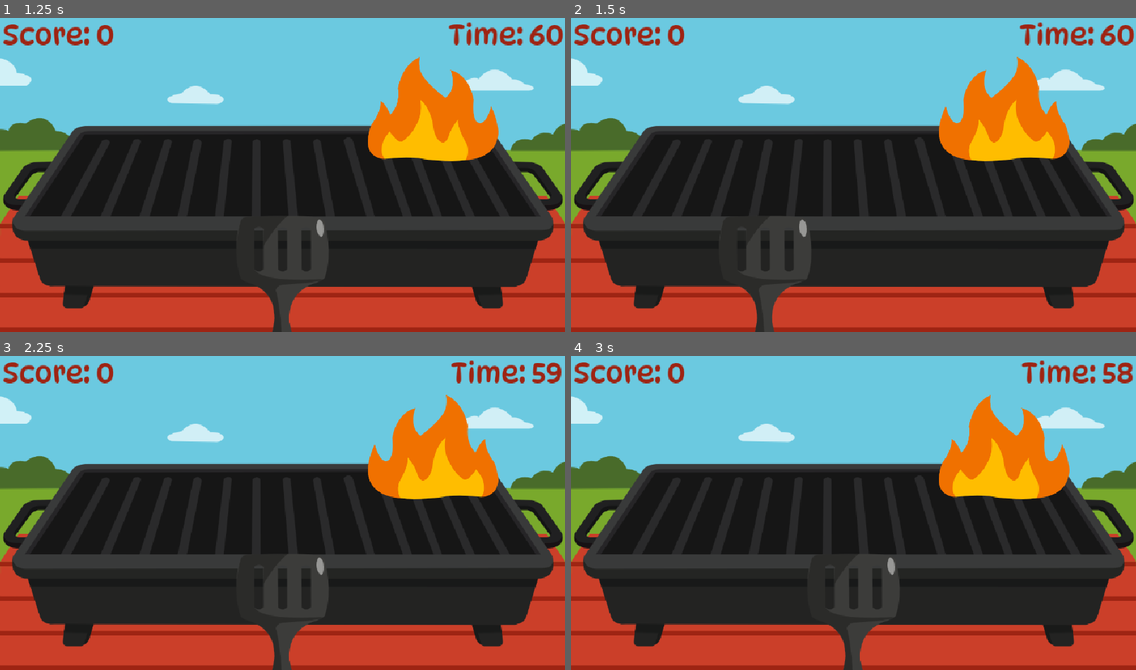
Above: before the commit, frames 1-4 (two rows, left to right).
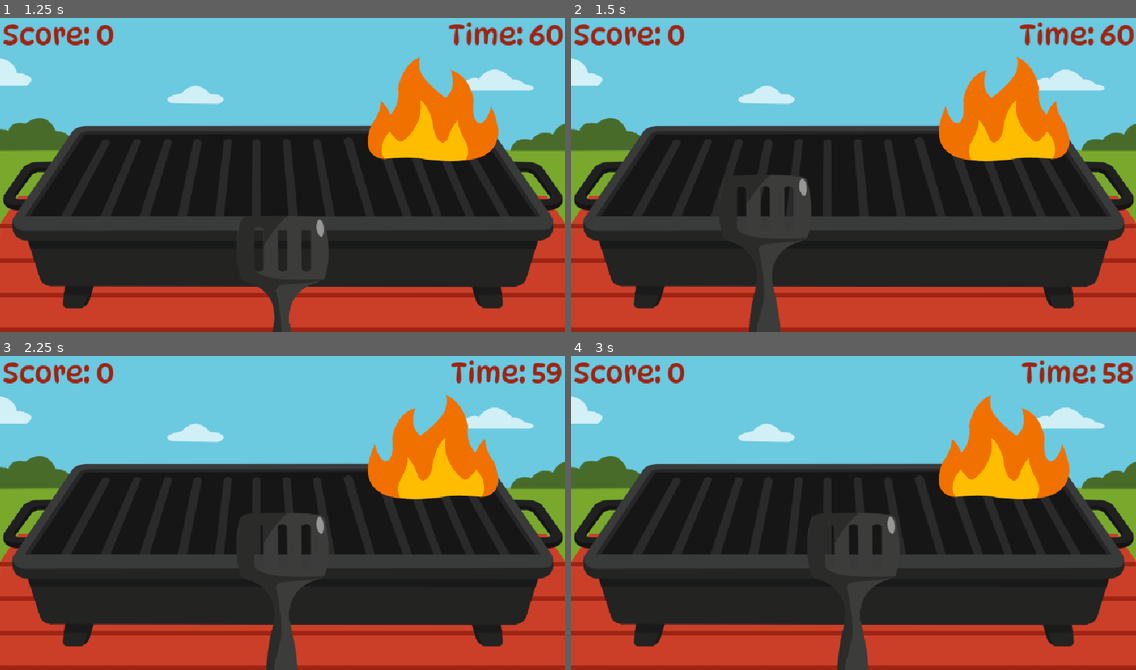
Above: after the commit, the same moments.

Repository: Allus-Interactive/30-days-of-summer-2025
Game: Godot game, scene res://scenes/menus/title_screen.tscn
Same seed, same stepped clock (60 frames per second), same inputs: the game is played once before the commit and once after it.
Inputs:
- Up to frame 1 (1.25 s): hold D (move_right) from 0.53 s (still down); tap Space (flip) at 0.6 s
- Up to frame 2 (1.5 s): tap Enter at 1.25 s; release D (move_right) at 1.28 s; hold A (move_left) from 1.28 s (still down); tap Space (flip) at 1.35 s
- Up to frame 3 (2.25 s): release A (move_left) at 2.03 s; hold D (move_right) from 2.03 s (still down); tap Space (flip) at 2.1 s
- Up to frame 4 (3 s): keep holding D (move_right); tap Space (flip) at 2.85 s

Frame 1 is identical in both runs. In frame 2, 1.9% of the frame differs, in the area x 29-43%, y 50-100%; in frame 3, 1.9%; in frame 4, 1.9%.

Commit message:
implemented some tweens for player and food

Diff:
--- a/scenes/food/food.gd
+++ b/scenes/food/food.gd
@@ -10,11 +10,14 @@
 
 @export var food_data: FoodData
 
+@onready var food: Area2D = $"."
 # @onready var animated_sprite_2d: AnimatedSprite2D = $AnimatedSprite2D
 # @onready var animation_player: AnimationPlayer = $AnimationPlayer
 @onready var cooking_timer: Timer = $CookingTimer
 @onready var sprite_2d: Sprite2D = $Sprite2D
 @onready var sizzle_sfx: AudioStreamPlayer2D = $SizzleSFX
+@onready var player_anim_timer: Timer = $PlayerAnimTimer
+@onready var food_anim_timer: Timer = $FoodAnimTimer
 
 
 func _ready() -> void:
@@ -60,12 +63,30 @@
 	if global_position.x == player_position:
 		if current_state == State.READY:
 			if flipped:
-				remove_food()
-				get_tree().call_group("game", "add_score", 10)
+				cooking_timer.stop()
+				player_anim_timer.start()
+				food_anim_timer.start()
 			else:
 				# play flip animation
 				flipped = true
 				set_food_to_raw()
 		elif current_state == State.BURNED:
-			remove_food()
-			get_tree().call_group("game", "add_score", -5)
+			cooking_timer.stop()
+			player_anim_timer.start()
+			food_anim_timer.start()
+
+
+func _on_player_anim_timer_timeout() -> void:
+	print("player anim timer timeout")
+	var tween = create_tween()
+	tween.tween_property(food, "position", Vector2(global_position.x, 400), 0.25)
+
+
+func _on_food_anim_timer_timeout() -> void:
+	print("food anim timer timeout")
+	if current_state == State.READY:
+		remove_food()
+		get_tree().call_group("game", "add_score", 10)
+	elif current_state == State.BURNED:
+		remove_food()
+		get_tree().call_group("game", "add_score", -5)
--- a/scenes/food/food.tscn
+++ b/scenes/food/food.tscn
@@ -195,4 +195,12 @@
 stream = ExtResource("5_icjja")
 volume_db = -10.0
 
+[node name="PlayerAnimTimer" type="Timer" parent="."]
+wait_time = 0.25
+
+[node name="FoodAnimTimer" type="Timer" parent="."]
+wait_time = 0.5
+
 [connection signal="timeout" from="CookingTimer" to="." method="_on_cooking_timer_timeout"]
+[connection signal="timeout" from="PlayerAnimTimer" to="." method="_on_player_anim_timer_timeout"]
+[connection signal="timeout" from="FoodAnimTimer" to="." method="_on_food_anim_timer_timeout"]
--- a/scenes/player/player.gd
+++ b/scenes/player/player.gd
@@ -5,6 +5,13 @@
 var max_left_pos: float = 180.0
 var max_right_pos: float = 780.0
 var move_gap: float = 150.0
+var player_y: float = 400.0
+var food_y: float = 270.0
+var is_animating: bool = false
+
+
+@onready var player: Node2D = $"."
+@onready var animation_timer: Timer = $AnimationTimer
 
 
 func _ready() -> void:
@@ -13,6 +20,9 @@
 
 
 func _process(delta: float) -> void:
+	if is_animating:
+		return
+
 	if Input.is_action_just_pressed("move_left"):
 		if current_position.x > max_left_pos:
 			global_position = Vector2(current_position.x - move_gap, 400)
@@ -22,4 +32,13 @@
 			global_position = Vector2(current_position.x + move_gap, 400)
 			current_position = global_position
 	if Input.is_action_just_pressed("flip"):
+		var tween = create_tween()
+		is_animating = true
+		animation_timer.start()
+		tween.tween_property(player, "position", Vector2(global_position.x, food_y), 0.25)
 		GameManager.emit_signal("flip_the_food", global_position.x)
+		tween.tween_property(player, "position", Vector2(global_position.x, player_y), 0.25)
+
+
+func _on_animation_timer_timeout() -> void:
+	is_animating = false
--- a/scenes/player/player.tscn
+++ b/scenes/player/player.tscn
@@ -9,3 +9,8 @@
 [node name="Sprite2D" type="Sprite2D" parent="."]
 position = Vector2(0, 100)
 texture = ExtResource("2_dovo2")
+
+[node name="AnimationTimer" type="Timer" parent="."]
+wait_time = 0.5
+
+[connection signal="timeout" from="AnimationTimer" to="." method="_on_animation_timer_timeout"]
